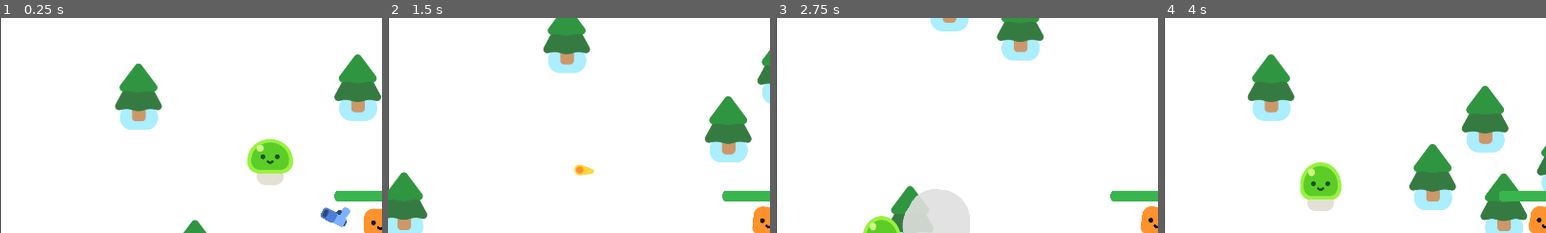
Above: before the commit, frames 1-4 (left to right).
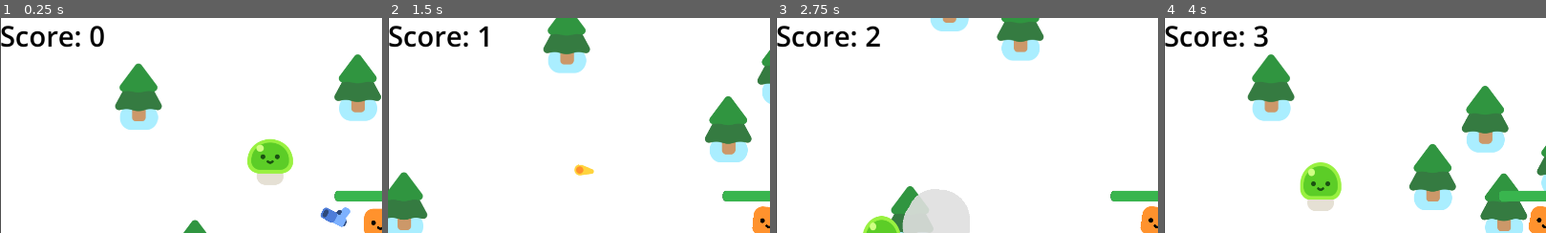
Above: after the commit, the same moments.

Repository: jap-gln/zombie-survivor
Game: Godot game, scene res://survivorsgame.tscn
Same seed, same stepped clock (60 frames per second), same inputs: the game is played once before the commit and once after it.
Inputs:
- Up to frame 1 (0.25 s): no input
- Up to frame 2 (1.5 s): hold D (move_right) 0.53-1.28 s; hold S (move_down) from 1.28 s (still down)
- Up to frame 3 (2.75 s): release S (move_down) at 2.03 s; hold D (move_right) from 2.03 s (still down)
- Up to frame 4 (4 s): release D (move_right) at 2.78 s; hold W (move_up) 2.78-3.53 s; hold A (move_left) from 3.53 s (still down)
The pictures show only the part of the screen within x 0-50%, y 1-51%; the shares and areas given below are measured in that part.

The runs differ from the first frame. In frame 1, 1.1% of the frame differs, in the area x 0-28%, y 3-14%; in frame 2, 1.0%; in frame 3, 1.0%; in frame 4, 1.1%.

Commit message:
added Scoreboard

Diff:
--- /dev/null
+++ b/ScoreLabel.gd
@@ -0,0 +1,7 @@
+extends Label
+
+var score = 0
+
+func _on_mob_squashed():
+	score += 1
+	text = "Score: %s" % score
--- a/mob.gd
+++ b/mob.gd
@@ -3,6 +3,7 @@
 var health = 3
 
 @onready var player = get_node("/root/Game/Player")
+@onready var scoreboard = get_node("/root/Game/CanvasLayer2/UserInterface/ScoreLabel")
 
 func _ready():
 	%Slime.play_walk()
@@ -18,6 +19,7 @@
 	%Slime.play_hurt()
 	if health == 0:
 		queue_free()
+		scoreboard._on_mob_squashed()
 		const SMOKE_SCREEN = preload("res://smoke_explosion/smoke_explosion.tscn")
 		var smoke = SMOKE_SCREEN.instantiate()
 		get_parent().add_child(smoke)
--- a/survivorsgame.tscn
+++ b/survivorsgame.tscn
@@ -1,9 +1,10 @@
-[gd_scene load_steps=6 format=3 uid="uid://7ur4p173nkiy"]
+[gd_scene load_steps=7 format=3 uid="uid://7ur4p173nkiy"]
 
 [ext_resource type="PackedScene" uid="uid://0u8ofjs4l4iv" path="res://player.tscn" id="1_bn016"]
 [ext_resource type="Script" path="res://survivorsgame.gd" id="1_tyyj4"]
 [ext_resource type="PackedScene" uid="uid://nj4l2j4nymlr" path="res://tree.tscn" id="2_roc02"]
 [ext_resource type="PackedScene" uid="uid://q4wyvjrfceb6" path="res://mob.tscn" id="3_be6m5"]
+[ext_resource type="Script" path="res://ScoreLabel.gd" id="5_lp7w3"]
 
 [sub_resource type="Curve2D" id="Curve2D_8vh42"]
 _data = {
@@ -101,5 +102,24 @@
 horizontal_alignment = 1
 vertical_alignment = 1
 
+[node name="CanvasLayer2" type="CanvasLayer" parent="."]
+
+[node name="UserInterface" type="Control" parent="CanvasLayer2"]
+layout_mode = 3
+anchors_preset = 0
+offset_right = 40.0
+offset_bottom = 40.0
+
+[node name="ScoreLabel" type="Label" parent="CanvasLayer2/UserInterface"]
+layout_mode = 1
+offset_right = 256.0
+offset_bottom = 104.0
+theme_override_colors/font_color = Color(0, 0, 0, 1)
+theme_override_font_sizes/font_size = 70
+text = "Score: 0"
+horizontal_alignment = 1
+vertical_alignment = 1
+script = ExtResource("5_lp7w3")
+
 [connection signal="health_depleted" from="Player" to="." method="_on_player_health_depleted"]
 [connection signal="timeout" from="Timer" to="." method="_on_timer_timeout"]
